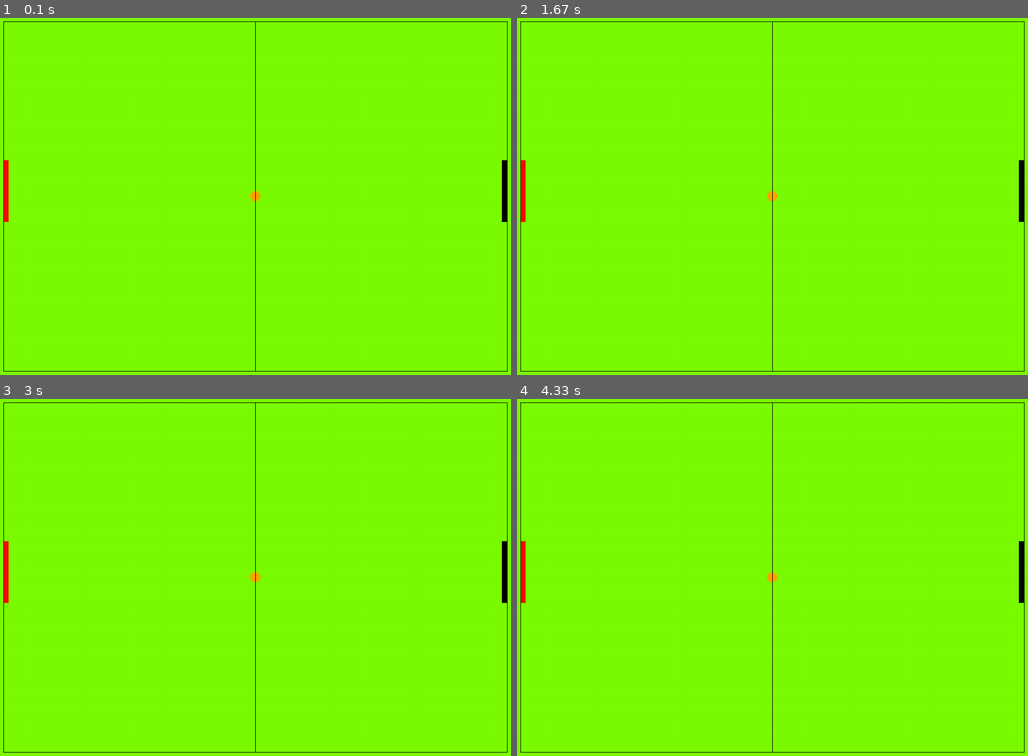
Above: before the commit, frames 1-4 (two rows, left to right).
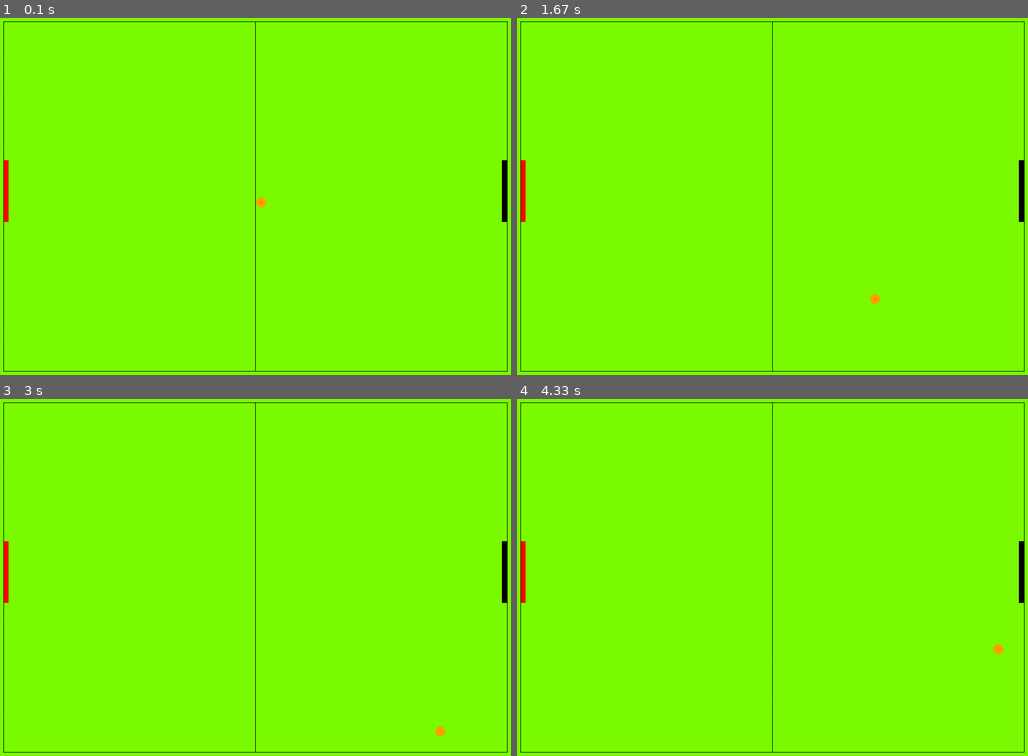
Above: after the commit, the same moments.

Repository: JAYAKANTHARUN/ping_pong_pygame
Game: pygame game, started from main.py
Two runs of this game, one before a commit and one after it. Both use one fixed random seed, a clock stepped at 60 frames per second and the inputs below.
Inputs:
- Up to frame 1 (0.1 s): no input
- Up to frame 2 (1.67 s): no input
- Up to frame 3 (3 s): no input
- Up to frame 4 (4.33 s): no input

The runs differ from the first frame. In frame 1, less than 0.1% of the frame differs, in the area x 48-53%, y 48-54%; in frame 2, less than 0.1%, in the area x 48-72%, y 48-81%; in frame 3, less than 0.1%; in frame 4, less than 0.1%.

Commit message:
Updated speed

Diff:
--- a/main.py
+++ b/main.py
@@ -29,12 +29,26 @@
 player1=pygame.Rect(10, screenheight / 2 - 70, 10,120)
 player2=pygame.Rect(screenwidth - 20, screenheight / 2 - 70, 10,120)
 
+#speed
+ballspeedx=1
+ballspeedy=1
+
 #run the window
 while True:
     for event in pygame.event.get():
         if event.type==pygame.QUIT:
             pygame.quit()
             sys.quit()
+
+    #speed
+    ball.x+=ballspeedx
+    ball.y+=ballspeedy
+
+    #bounce
+    if ball.top<=10 or ball.bottom>=screenheight-10:
+        ballspeedy*=-1
+    if ball.left<=10 or ball.right>=screenwidth-10:
+        ballspeedx*=-1
 
     #drawing objects and Lines
     screen.fill(bgcolor)
